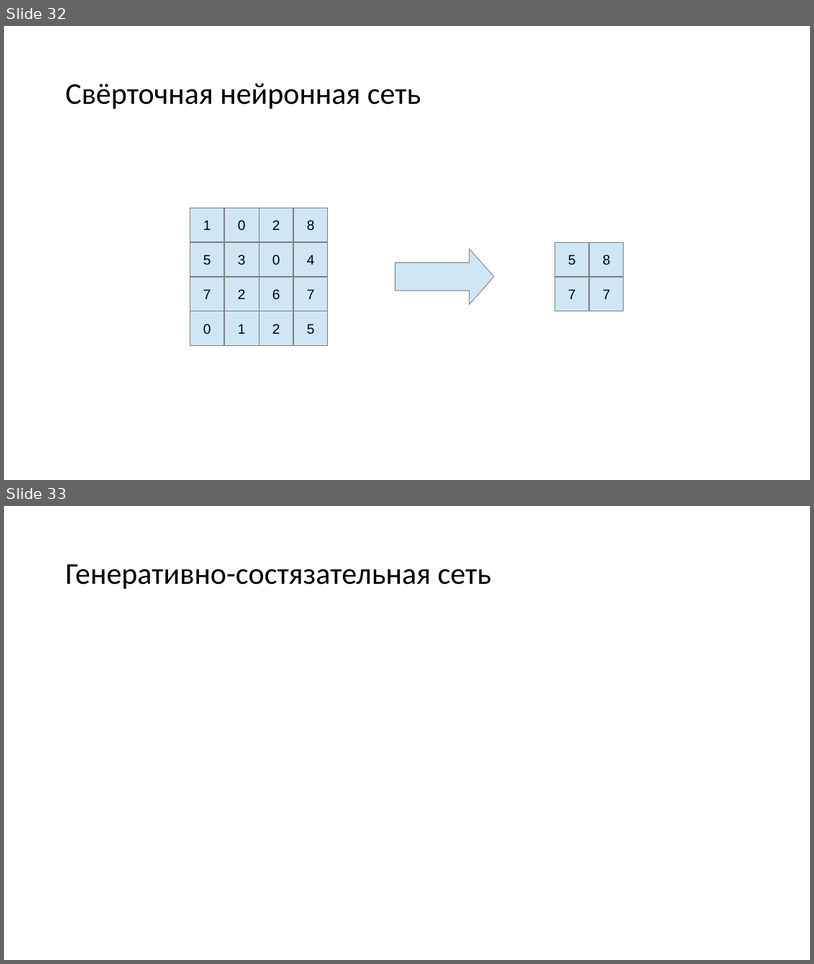
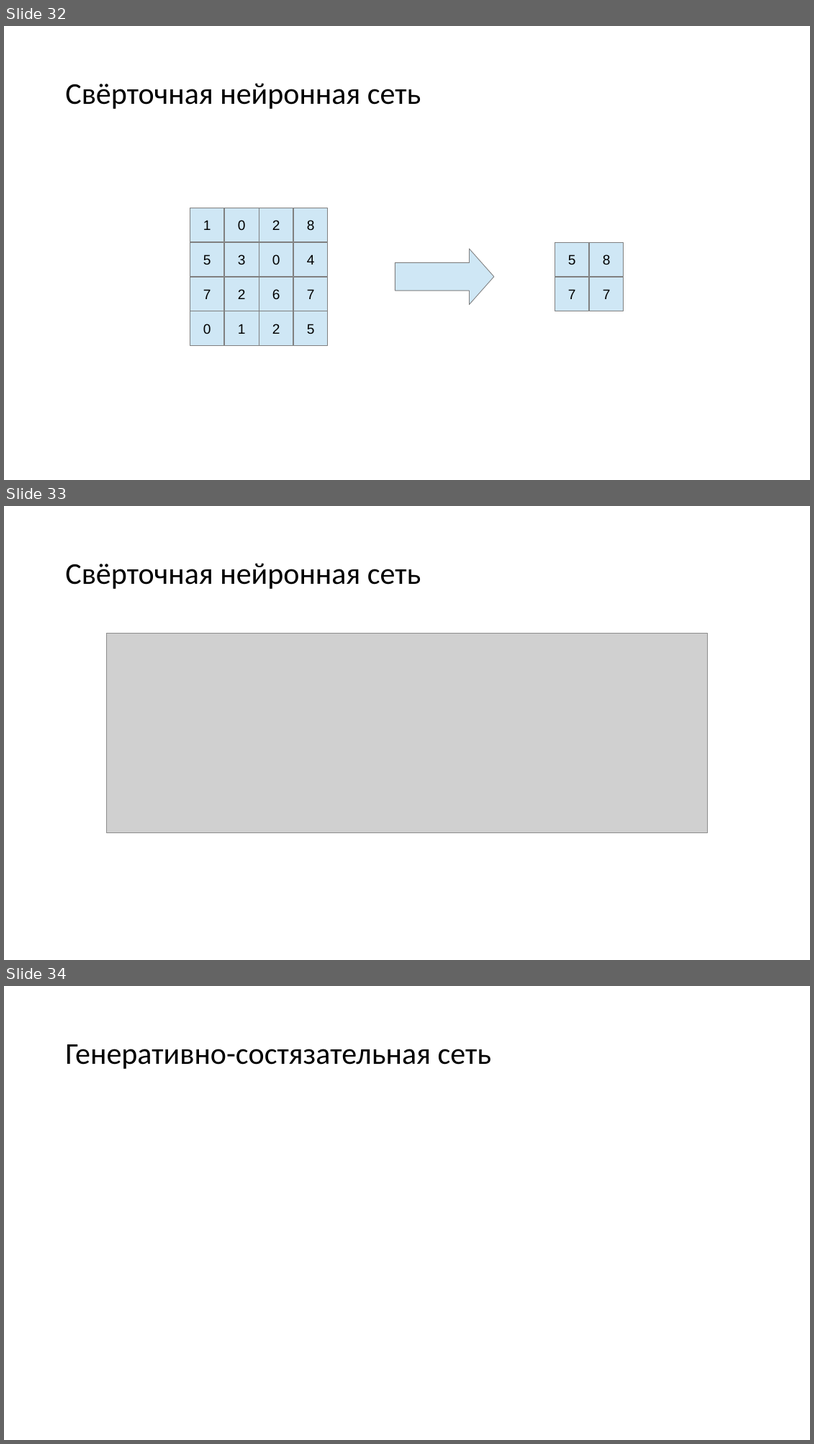
Before and after one commit to mosalov/AI_main_lectures, a slide deck: Лекция 13.pptx. Shown one above the other, each under a label of ours: slides 32 and 33 before the commit, slides 32, 33 and 34 after it. The pictures are 814x964 and 814x1444 pixels, drawn with LibreOffice and Linux fonts; fonts in the diff are those of the drawing; grey boxes stand for pictures. Boxes give left, top, right and bottom in pixels: in the first picture for what was removed or moved away, otherwise in the second. Text is boxed around its words. In the diff, an @@ line names an element or a change of style, - is before the commit and + after.

```diff
--- a/Лекция 13.pptx
+++ b/Лекция 13.pptx
@@ slide 33 added at (4,506,810,960), background #FFFFFF @@
@@ title added at (65,563,421,589), 36 pt, text #000000 @@
+Свёрточная нейронная сеть
@@ picture added at (107,633,708,833) @@
@@ what was slide 33 is now slide 34 @@
```
Also in this commit, not shown: 14 slides changed, 1 other file.
